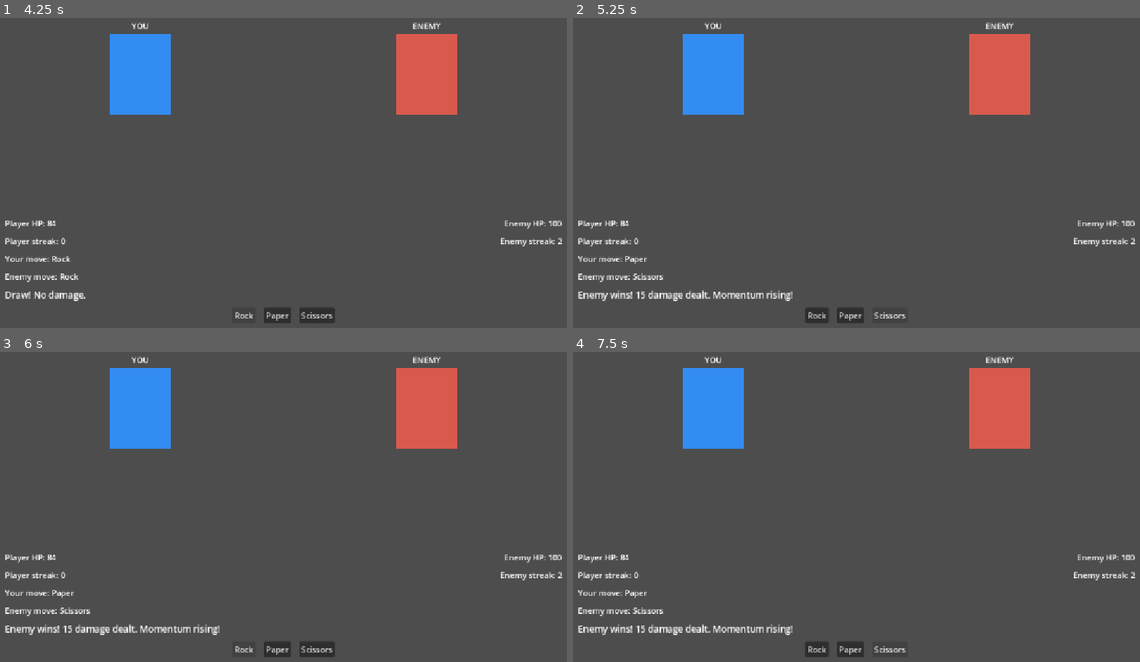
Above: before the commit, frames 1-4 (two rows, left to right).
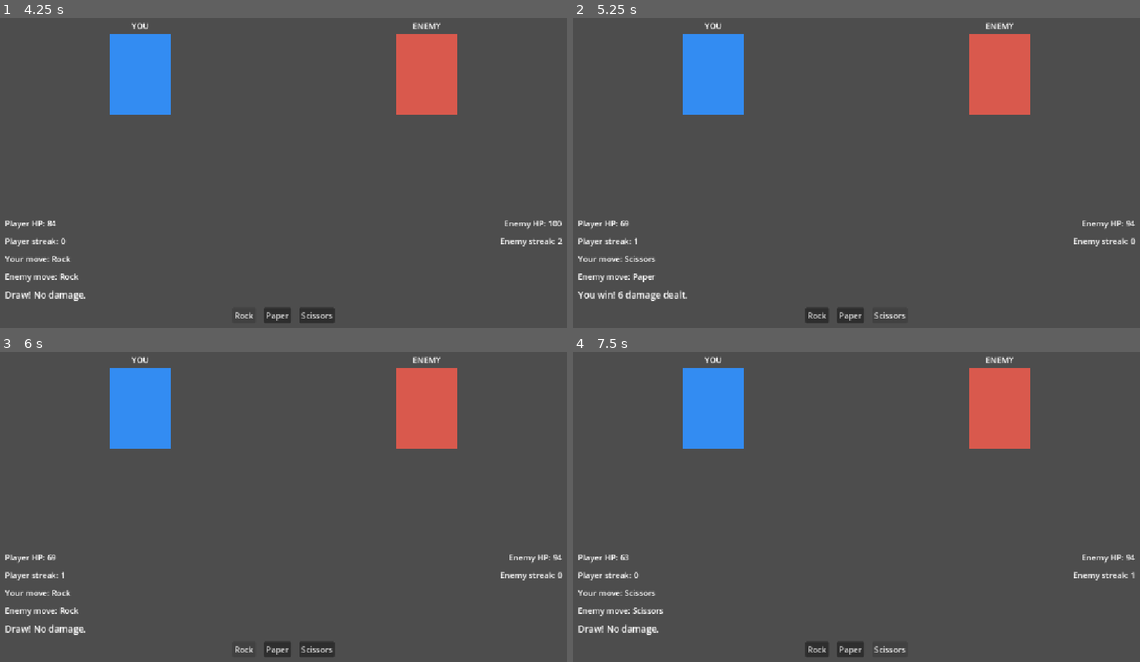
Above: after the commit, the same moments.

Repository: ZackPSmiley/RPS_Battler
Game: Godot game, scene res://main_menu.tscn
Same seed, same stepped clock (60 frames per second), same inputs: the game is played once before the commit and once after it.
Inputs:
- Up to frame 1 (4.25 s): click "Start" at 0.5 s; click "Rock" at 1.25 s; click "Paper" at 2 s; click "Scissors" at 2.75 s; click "Rock" at 3.5 s
- Up to frame 2 (5.25 s): click "Paper" at 4.25 s; click "Scissors" at 5 s
- Up to frame 3 (6 s): click "Rock" at 5.75 s
- Up to frame 4 (7.5 s): click "Paper" at 6.5 s; click "Scissors" at 7.25 s

Frame 1 is identical in both runs. In frame 2, 0.9% of the frame differs, in the area x 0-100%, y 65-92%; in frame 3, 0.9%; in frame 4, 0.8%.

Commit message:
lock up bug troubleshooting pass

Diff:
--- a/scripts/battle/battle_controller.gd
+++ b/scripts/battle/battle_controller.gd
@@ -1,5 +1,8 @@
 ## Match flow only — all display and feedback go through BattleUI.
 extends Control
+
+## Set false to silence [Battle] prints (jam / shipping).
+const DEBUG_BATTLE_FLOW := true
 
 enum BattleState {
 	INPUT_OPEN,
@@ -27,12 +30,45 @@
 	start_match()
 
 
+func _battle_state_name() -> String:
+	match _state:
+		BattleState.INPUT_OPEN:
+			return "INPUT_OPEN"
+		BattleState.ROUND_RESOLVING:
+			return "ROUND_RESOLVING"
+		BattleState.MATCH_OVER:
+			return "MATCH_OVER"
+	return "?"
+
+
+func _debug_state(tag: String) -> void:
+	if not DEBUG_BATTLE_FLOW:
+		return
+	print(
+		"[Battle] ",
+		tag,
+		" | state=",
+		_battle_state_name(),
+		" pHP=",
+		_player.current_hp,
+		" eHP=",
+		_enemy.current_hp,
+		" pStr=",
+		_player.streak,
+		" eStr=",
+		_enemy.streak
+	)
+
+
 func start_match() -> void:
+	if DEBUG_BATTLE_FLOW:
+		print("[Battle] restart / start_match")
 	_state = BattleState.INPUT_OPEN
 	_player.reset_for_match()
 	_enemy.reset_for_match()
 	ui.reset_match_ui()
 	_sync_ui_to_state()
+	_debug_state("after start_match")
 
 
 func _sync_ui_to_state() -> void:
@@ -78,9 +114,16 @@
 
 
 func _on_move_chosen(player_move: RoundResolver.Move) -> void:
+	if DEBUG_BATTLE_FLOW:
+		print("[Battle] move chosen: ", RoundResolver.move_to_string(player_move))
 	if _state != BattleState.INPUT_OPEN:
+		if DEBUG_BATTLE_FLOW:
+			print("[Battle] ignored move (state not INPUT_OPEN)")
 		return
 	_state = BattleState.ROUND_RESOLVING
+	if DEBUG_BATTLE_FLOW:
+		print("[Battle] state -> ROUND_RESOLVING")
+	_debug_state("ROUND_RESOLVING")
 
 	var enemy_move: RoundResolver.Move = _enemy_ai.pick_move()
 	var outcome: RoundResolver.Outcome = RoundResolver.resolve(player_move, enemy_move)
@@ -92,6 +135,9 @@
 		ui.show_round_resolution(p_str, e_str, "Draw! No damage.")
 		_sync_ui_to_state()
 		_state = BattleState.INPUT_OPEN
+		if DEBUG_BATTLE_FLOW:
+			print("[Battle] draw -> state INPUT_OPEN")
+		_debug_state("after draw")
 		return
 
 	if outcome == RoundResolver.Outcome.PLAYER_WIN:
@@ -101,7 +147,11 @@
 		_enemy.apply_damage(damage)
 		ui.show_round_resolution(p_str, e_str, _build_win_result_text(true, damage, _player.streak))
 		if damage >= 15:
+			if DEBUG_BATTLE_FLOW:
+				print("[Battle] entering brief_hit_pause (damage=", damage, ")")
 			await ui.brief_hit_pause()
+			if DEBUG_BATTLE_FLOW:
+				print("[Battle] resumed after brief_hit_pause")
 		ui.flash_enemy_hit(_hit_feedback_strength(damage), damage)
 		ui.pulse_player_streak(_player.streak)
 	elif outcome == RoundResolver.Outcome.ENEMY_WIN:
@@ -111,24 +161,40 @@
 		_player.apply_damage(damage)
 		ui.show_round_resolution(p_str, e_str, _build_win_result_text(false, damage, _enemy.streak))
 		if damage >= 15:
+			if DEBUG_BATTLE_FLOW:
+				print("[Battle] entering brief_hit_pause (damage=", damage, ")")
 			await ui.brief_hit_pause()
+			if DEBUG_BATTLE_FLOW:
+				print("[Battle] resumed after brief_hit_pause")
 		ui.flash_player_hit(_hit_feedback_strength(damage), damage)
 		ui.pulse_enemy_streak(_enemy.streak)
 
 	_sync_ui_to_state()
 
 	if _player.is_defeated():
+		if DEBUG_BATTLE_FLOW:
+			print("[Battle] KO check: player defeated")
 		_finish_match(false)
 	elif _enemy.is_defeated():
+		if DEBUG_BATTLE_FLOW:
+			print("[Battle] KO check: enemy defeated")
 		_finish_match(true)
 	else:
 		_state = BattleState.INPUT_OPEN
+		if DEBUG_BATTLE_FLOW:
+			print("[Battle] state -> INPUT_OPEN (round complete)")
+		_debug_state("after round")
 
 
 func _finish_match(player_won: bool) -> void:
 	_state = BattleState.MATCH_OVER
+	if DEBUG_BATTLE_FLOW:
+		print("[Battle] match finish | player_won=", player_won, " -> MATCH_OVER")
+	_debug_state("MATCH_OVER")
 	ui.show_end_screen(player_won)
 
 
 func _on_restart_requested() -> void:
+	if DEBUG_BATTLE_FLOW:
+		print("[Battle] restart requested")
 	start_match()
--- a/scripts/ui/battle_ui.gd
+++ b/scripts/ui/battle_ui.gd
@@ -216,7 +216,9 @@
 func brief_hit_pause() -> void:
 	var prev: float = Engine.time_scale
 	Engine.time_scale = 0.0
-	await get_tree().create_timer(0.038, true, true).timeout
+	# With time_scale == 0, SceneTreeTimer must use ignore_time_scale or it never advances (await hangs).
+	# Godot 4.4+: create_timer(sec, process_always, process_in_physics, ignore_time_scale)
+	await get_tree().create_timer(0.038, true, false, true).timeout
 	Engine.time_scale = prev
 
 
